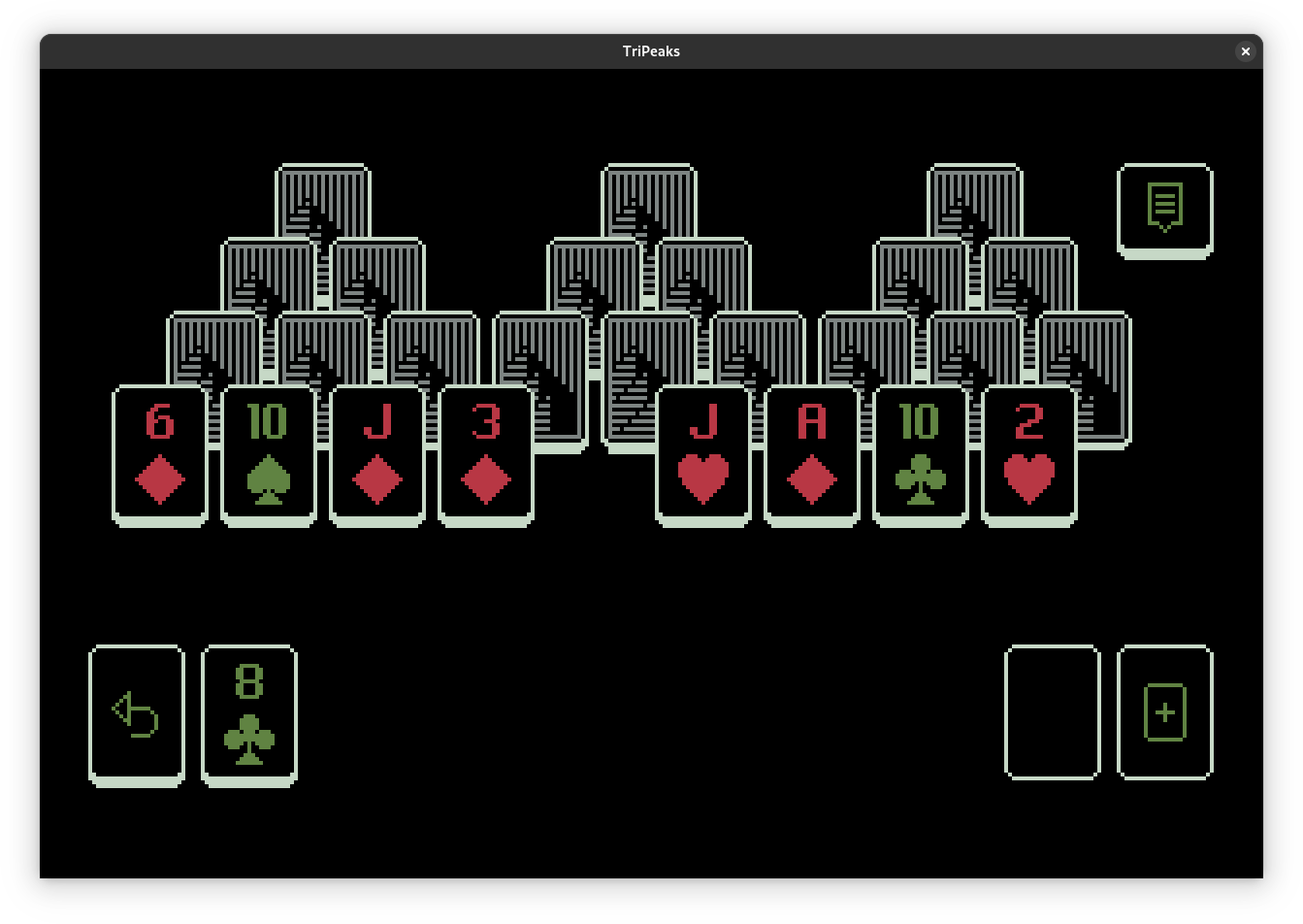
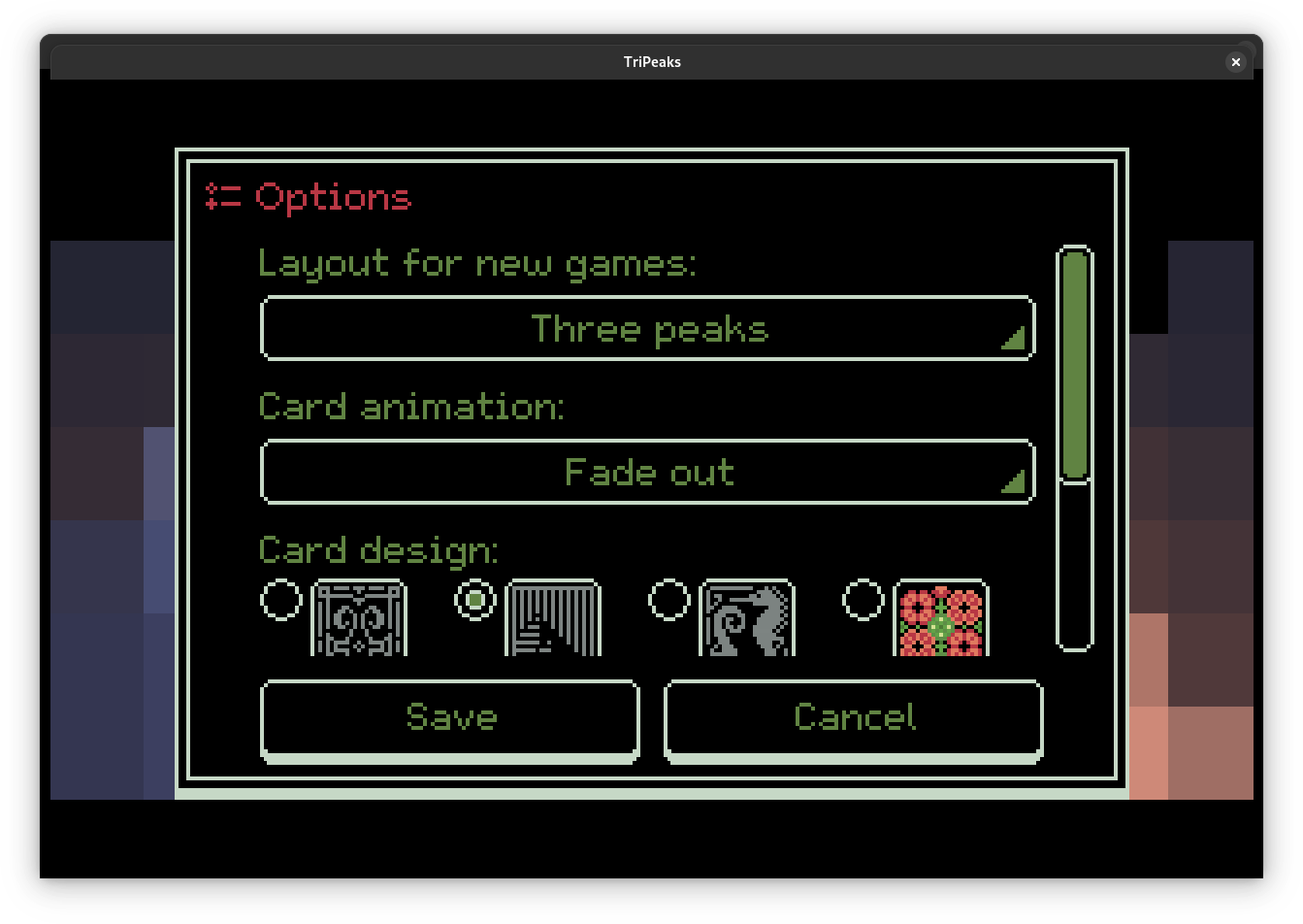
Layers edited between the first and the second 1303px x 924px image:
showed "Paint Layer 1 (pasted)", painted on it over [23, 20, 1281, 900]
painted on "Background (pasted)" over [23, 20, 1281, 900]
